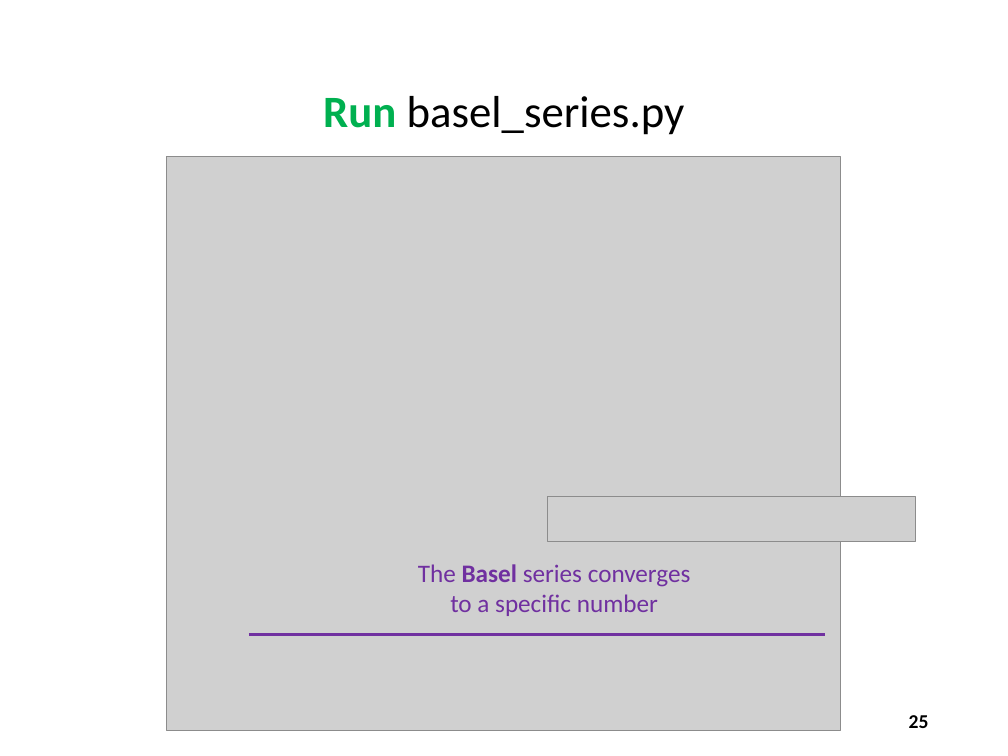
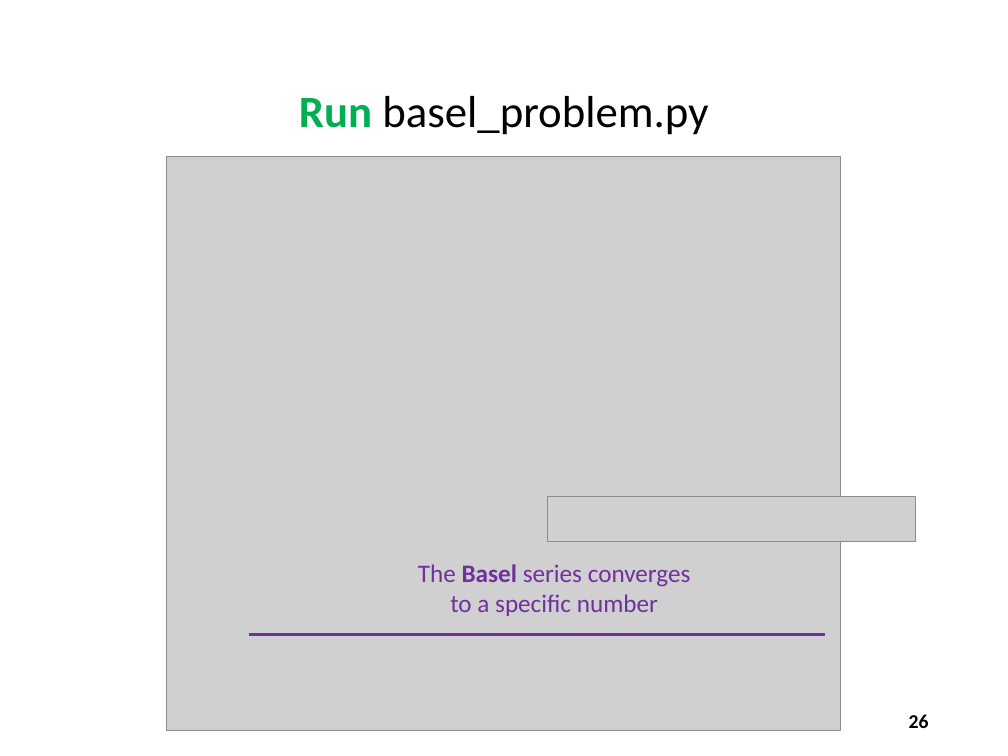
Before and after one commit to dbiersach/scicomp101, a slide deck: slide 26 of Session 06 - Infinite Series and Limits/Session 06 - Infinite Series and Limits.pptx (slide 25 before the commit). Drawn at 1008x756 pixels with LibreOffice and Linux fonts; fonts in the diff are those of the drawing; grey boxes stand for pictures. Boxes give left, top, right and bottom in pixels: in the first picture for what was removed or moved away, otherwise in the second. Text is boxed around its words. In the diff, an @@ line names an element or a change of style, - is before the commit and + after.

Commit message:
Rename Basel Problem files

```diff
--- a/Session 06 - Infinite Series and Limits/Session 06 - Infinite Series and Limits.pptx
+++ b/Session 06 - Infinite Series and Limits/Session 06 - Infinite Series and Limits.pptx
@@ title at <box>299,96,708,135</box>: text changed @@
-Run basel_series.py
+Run basel_problem.py
@@ page number at <box>909,714,929,728</box>: text changed @@
-25
+26
```
Also in this commit, not shown: 1 other slide changed, 2 other files.
